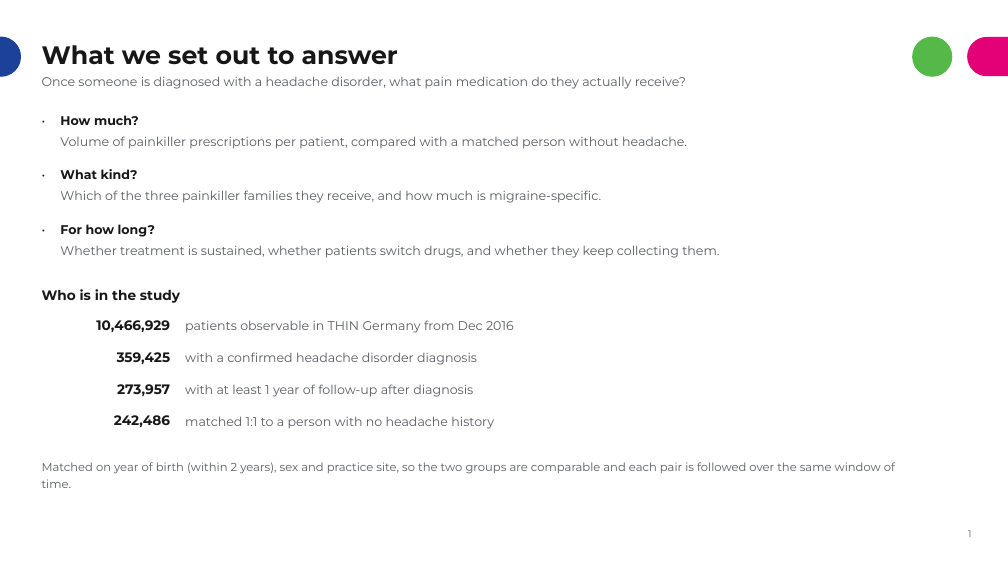
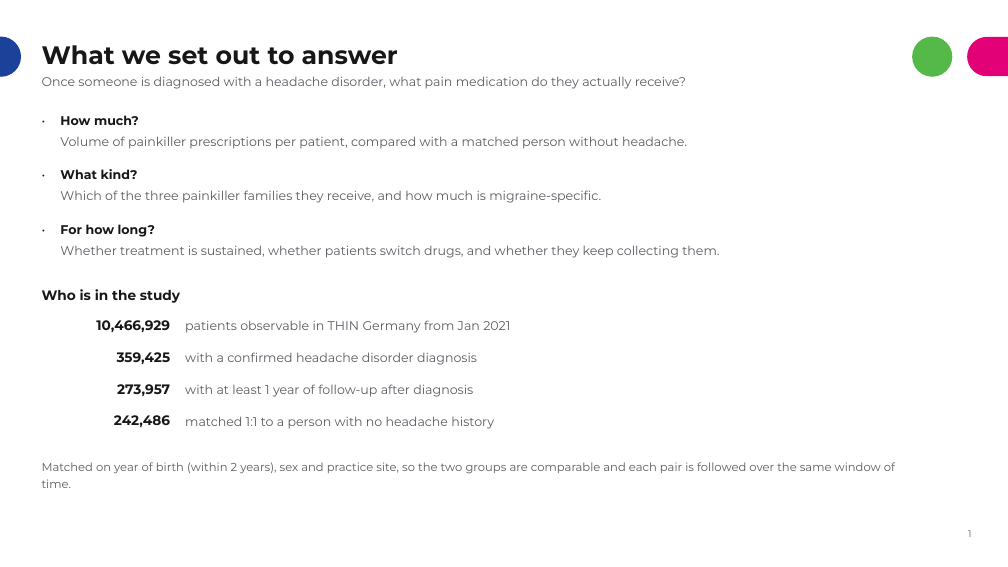
Before and after one commit to rj-irvine/de-migraine, a slide deck: slide 2 of documents/DE_Migraine_Treatment_Patterns_Summary.pptx. Drawn at 1008x567 pixels with LibreOffice and Linux fonts; fonts in the diff are those of the drawing. Boxes give left, top, right and bottom in pixels: in the first picture for what was removed or moved away, otherwise in the second. Text is boxed around its words. In the diff, an @@ line names an element or a change of style, - is before the commit and + after.

```diff
--- a/documents/DE_Migraine_Treatment_Patterns_Summary.pptx
+++ b/documents/DE_Migraine_Treatment_Patterns_Summary.pptx
@@ text at [185, 320, 510, 333]: text changed @@
-patients observable in THIN Germany from Dec 2016
+patients observable in THIN Germany from Jan 2021
```
Also in this commit, not shown: 3 other slides changed.
